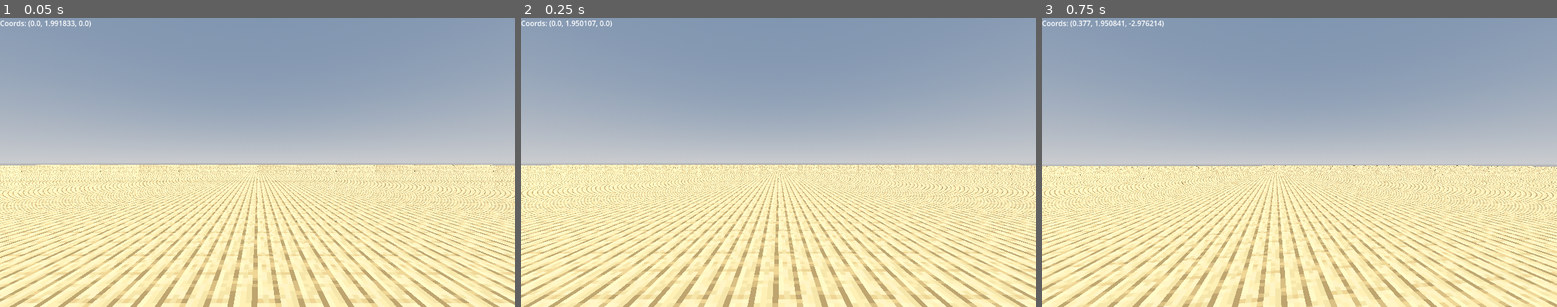
Above: before the commit, frames 1-3 (left to right).
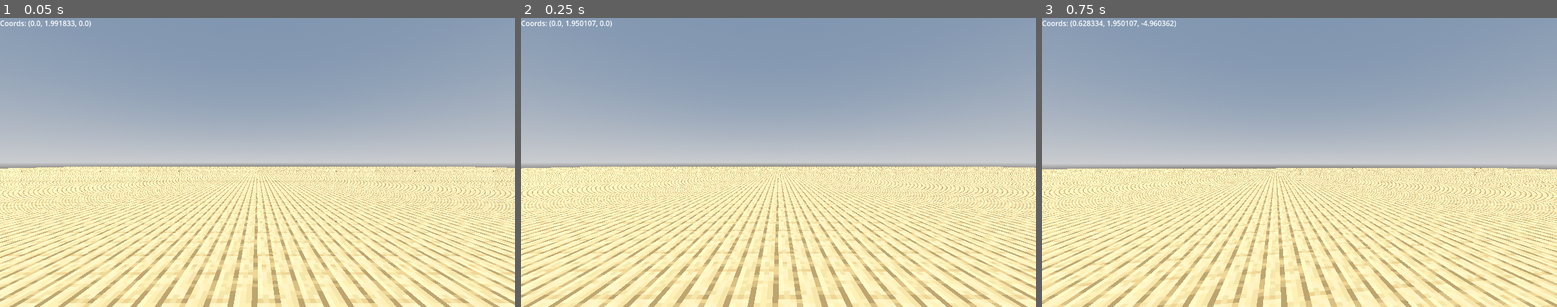
Above: after the commit, the same moments.

Repository: uncellon/voxel-craft
Game: Godot game, scene res://scenes/world.tscn
The game is run twice, just before and just after one commit, with the same random seed, the same clock (stepped at 60 frames per second) and the same inputs.
Inputs (mouse positions are in pixels of both pictures, inside the frame that each line leads up to):
- Up to frame 1 (0.05 s): no input
- Up to frame 2 (0.25 s): no input
- Up to frame 3 (0.75 s): tap Enter at 0.5 s; move the mouse to (1325, 162) at 0.52 s; hold W (move_forward) from 0.53 s (still down); click (1325, 162) at 0.6 s

The runs differ from the first frame. In frame 1, 0.7% of the frame differs, in the area x 0-100%, y 50-53%; in frame 2, 0.7%; in frame 3, 16%, in the area x 0-100%, y 0-100%.

Commit message:
Add chunk loader to prevent stuttering

Diff:
--- /dev/null
+++ b/scenes/chunk_loader.gd
@@ -0,0 +1,79 @@
+class_name ChunkLoader extends Resource
+
+var thread = Thread.new()
+var is_running = true
+var sem = Semaphore.new()
+
+var chunk_positions_to_load = []
+var chunk_positions_to_load_mtx = Mutex.new()
+
+var loaded_chunks = []
+var loaded_chunks_mtx = Mutex.new()
+
+var chunk_positions_to_load_local = []
+var loaded_chunks_local = []
+
+func _init() -> void:
+	thread.start(loop)
+
+func _exit_tree() -> void:
+	is_running = false
+	sem.post()
+	thread.wait_to_finish()
+
+func push_chunk_positions_to_load(new_chunk_positions_to_load: Array):
+	loaded_chunks_mtx.lock()
+	chunk_positions_to_load_mtx.lock()
+
+	# Check every chunk position in already prepared and loaded chunks
+	for chunk_position in chunk_positions_to_load_local: # Currently processing queue
+		if new_chunk_positions_to_load.has(chunk_position):
+			new_chunk_positions_to_load.erase(chunk_position)
+	for chunk_position in chunk_positions_to_load: # Queue to process
+		if new_chunk_positions_to_load.has(chunk_position):
+			new_chunk_positions_to_load.erase(chunk_position)
+	for chunk in loaded_chunks: # Loaded chunks
+		if new_chunk_positions_to_load.has(chunk.chunk_position):
+			new_chunk_positions_to_load.erase(chunk.chunk_position)
+
+	chunk_positions_to_load.append_array(new_chunk_positions_to_load)
+
+	chunk_positions_to_load_mtx.unlock()
+	loaded_chunks_mtx.unlock()
+	sem.post()
+
+func has_loaded_chunks() -> bool:
+	var result = !loaded_chunks.is_empty()
+	loaded_chunks_mtx.lock()
+	loaded_chunks_mtx.unlock()
+	return result
+
+func get_loaded_chunks() -> Array:
+	loaded_chunks_mtx.lock()
+	var tmp = loaded_chunks.duplicate()
+	loaded_chunks.clear()
+	loaded_chunks_mtx.unlock()
+	return tmp
+
+func loop() -> void:
+	while is_running:
+		sem.wait()
+
+		# Copy "chunk positions to load" to local version to minimize mutex block
+		chunk_positions_to_load_mtx.lock()
+		chunk_positions_to_load_local = chunk_positions_to_load.duplicate()
+		chunk_positions_to_load.clear()
+		chunk_positions_to_load_mtx.unlock()
+
+		# Loading
+		for chunk_position_to_load in chunk_positions_to_load_local:
+			var chunk = Chunk.new()
+			chunk.chunk_position = chunk_position_to_load
+			chunk.init()
+			loaded_chunks_local.append(chunk)
+
+		# Copy loaded chunks into output queue
+		loaded_chunks_mtx.lock()
+		loaded_chunks.append_array(loaded_chunks_local)
+		loaded_chunks_mtx.unlock()
+		loaded_chunks_local.clear()
--- a/scenes/chunk_manager.tscn
+++ b/scenes/chunk_manager.tscn
@@ -4,3 +4,4 @@
 
 [node name="ChunkManager" type="Node3D"]
 script = ExtResource("1_23q6e")
+radius = 8
--- a/scenes/world.tscn
+++ b/scenes/world.tscn
@@ -37,5 +37,4 @@
 mouse_filter = 1
 
 [node name="ChunkManager" parent="." node_paths=PackedStringArray("player") instance=ExtResource("3_4wyf3")]
-radius = 16
 player = NodePath("../Player")
--- a/scripts/chunk.gd
+++ b/scripts/chunk.gd
@@ -31,6 +31,9 @@
 var chunk_generator = FlatChunkGenerator.new()
 
 func _ready() -> void:
+	pass
+
+func init() -> void:
 	# Prepare blocks array
 	blocks = []
 	blocks.resize(DIMENSIONS.x)
--- a/scripts/chunk_manager.gd
+++ b/scripts/chunk_manager.gd
@@ -5,10 +5,22 @@
 
 var player_chunk_position: Vector2i
 var loaded_chunks: Dictionary
+var chunk_loader = ChunkLoader.new()
 
 func _ready() -> void:
 	player_chunk_position = get_current_player_chunk_position()
-	load_chunks_at_player()
+	#load_chunks_at_player()
+
+	for x in range(-radius, radius + 1):
+		for z in range(-radius, radius + 1):
+			var chunk_position = player_chunk_position + Vector2i(x, z)
+			if loaded_chunks.has(chunk_position):
+				continue
+			var chunk = Chunk.new()
+			chunk.chunk_position = chunk_position
+			chunk.init()
+			loaded_chunks[chunk_position] = chunk
+			add_child(chunk)
 
 	# Check that player not stuck in current position
 	var current_chunk: Chunk = loaded_chunks[player_chunk_position]
@@ -29,7 +41,7 @@
 
 func _process(_delta: float) -> void:
 	var current_player_chunk_position = get_current_player_chunk_position()
-	if current_player_chunk_position != player_chunk_position:
+	if current_player_chunk_position != player_chunk_position or chunk_loader.has_loaded_chunks():
 		player_chunk_position = current_player_chunk_position
 		unload_chunks()
 		load_chunks_at_player()
@@ -40,15 +52,21 @@
 	return Vector2i(pcp.x, pcp.z)
 
 func load_chunks_at_player() -> void:
+	var new_chunk_positions = []
 	for x in range(-radius, radius + 1):
 		for z in range(-radius, radius + 1):
 			var chunk_position = player_chunk_position + Vector2i(x, z)
 			if loaded_chunks.has(chunk_position):
 				continue
-			var chunk = Chunk.new()
-			chunk.chunk_position = chunk_position
-			loaded_chunks[chunk_position] = chunk
-			add_child(chunk)
+			new_chunk_positions.append(chunk_position)
+
+	chunk_loader.push_chunk_positions_to_load(new_chunk_positions)
+
+	# Read loaded chunks by thread
+	var new_loaded_chunks = chunk_loader.get_loaded_chunks()
+	for new_loaded_chunk in new_loaded_chunks:
+		loaded_chunks[new_loaded_chunk.chunk_position] = new_loaded_chunk
+		add_child(new_loaded_chunk)
 
 func unload_chunks() -> void:
 	var loaded_chunks_positions: Array = loaded_chunks.keys()
@@ -56,7 +74,7 @@
 		if (chunk_position.x - radius > player_chunk_position.x or \
 			chunk_position.x + radius < player_chunk_position.x or \
 			chunk_position.y - radius > player_chunk_position.y or \
-			chunk_position.y + radius < player_chunk_position.y) and \
-			loaded_chunks.has(chunk_position):
+			chunk_position.y + radius < player_chunk_position.y):
+			loaded_chunks[chunk_position].queue_free()
 			remove_child(loaded_chunks[chunk_position])
 			loaded_chunks.erase(chunk_position)
--- a/scripts/player.gd
+++ b/scripts/player.gd
@@ -1,6 +1,6 @@
 extends CharacterBody3D
 
-const SPEED = 5.0 * 3
+const SPEED = 5.0 * 5
 const JUMP_VELOCITY = 6.5
 
 var look_sensetivity = 0.002
Not shown, added: scenes/chunk_loader.gd.uid
